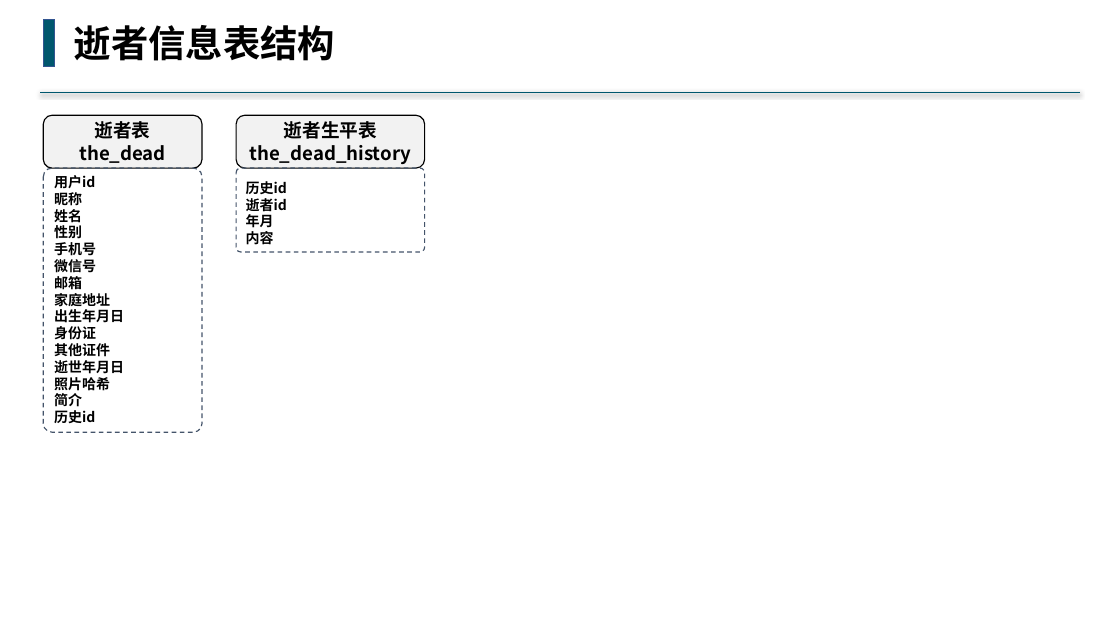
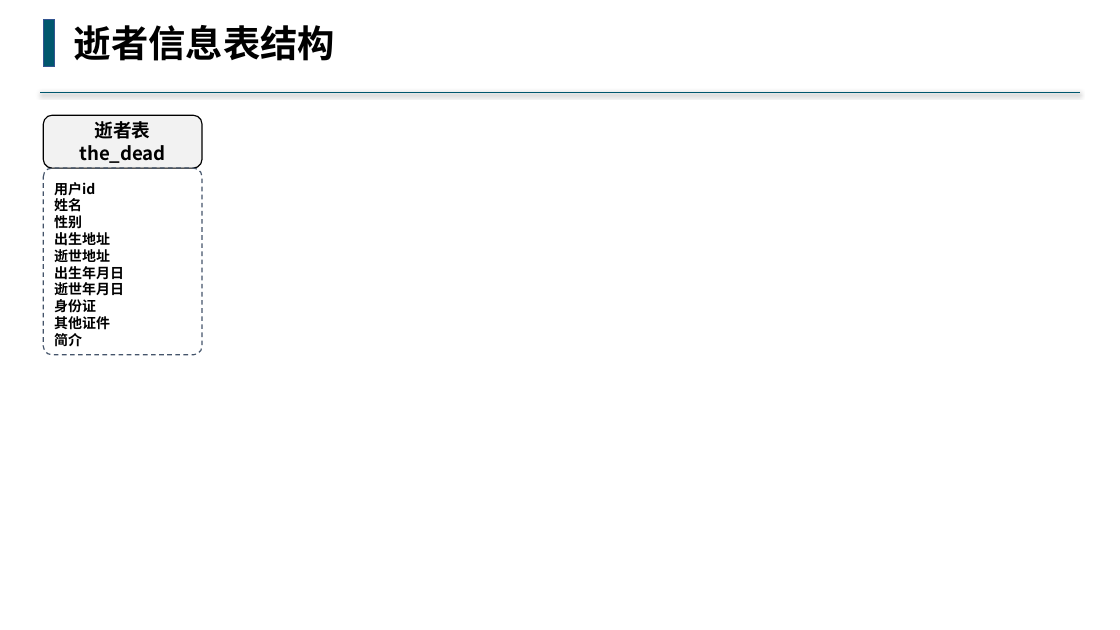
Before and after one commit to buddhachain/buddhaContract, a slide deck: slide 5 of doc/角色.pptx. Drawn at 1120x630 pixels with LibreOffice and Linux fonts; fonts in the diff are those of the drawing. Boxes give left, top, right and bottom in pixels: in the first picture for what was removed or moved away, otherwise in the second. Text is boxed around its words. In the diff, an @@ line names an element or a change of style, - is before the commit and + after.

```diff
--- a/doc/角色.pptx
+++ b/doc/角色.pptx
@@ rounded rectangle removed at [236, 115, 424, 168] @@
-逝者生平表
-the_dead_history
@@ rounded rectangle "用户id": place and size @@
-rounded rectangle "用户id" at [44, 168, 202, 432]
+rounded rectangle "用户id" at [44, 168, 202, 355]
@@ rounded rectangle removed at [236, 168, 424, 252] @@
-历史id
-逝者id
-年月
-内容
@@ text in rounded rectangle at [54, 190, 82, 208]: paragraph removed @@
-昵称
@@ text in rounded rectangle at [54, 232, 124, 296]: text changed @@
-手机号
-微信号
-邮箱
-家庭地址
-出生年月日
+出生地址
+逝世地址
+出生年月日
+逝世年月日
@@ text in rounded rectangle at [54, 360, 124, 391]: paragraphs removed @@
-逝世年月日
-照片哈希
@@ text in rounded rectangle at [54, 410, 95, 423]: paragraph removed @@
-历史id
```
Also in this commit, not shown: 1 other slide changed, 3 other files.
